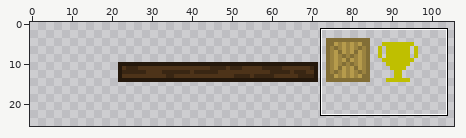
Two states of a sprite sheet, core/assets/pack/pack2.png. Above, an overview of the earlier version with the close-up marked.
Close-up. First the earlier version:
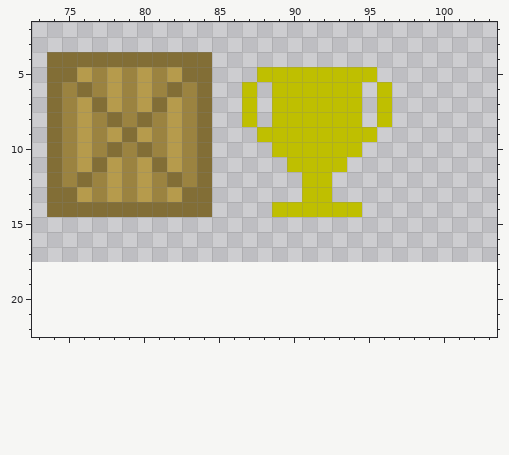
The file is 128x16 pixels. Shown: x 73..103, y 2..22. The old version is drawn lined up with the new one, on the new canvas. The wide view leaves out empty margins. The commit also changed other parts of the picture, which this record leaves out.
After the commit:
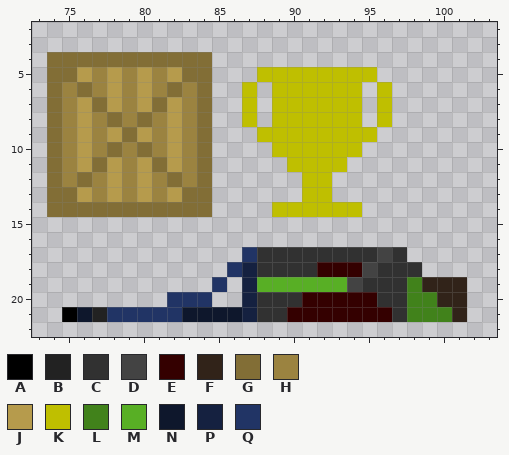
Palette (. is transparent): A #000000  B #222222  C #313131  D #434343  E #340000  F #312319  G #826e36  H #9b8340  J #b69b4c  K #bfbf00  L #41821b  M #58af25  N #0e172c  P #152140  Q #213465
The exact change:
canvas 128x16 -> 128x32, the old top-left corner now at 20,2 (the part of the old canvas that was cut away was empty and is not shown)
Changed rows in their new state; - is an unchanged pixel.
first column x 75:
17 ------------QCCCCCCCCDC----
18 -----------QPCCCCEEEDCCC---
19 ----------Q-PMMMMMMDCCCLFFF
20 -------QQQ--PCCCEEEEECCLLFF
21 ANBQQQQQNNNNPCCEEEEEEECLLLF
